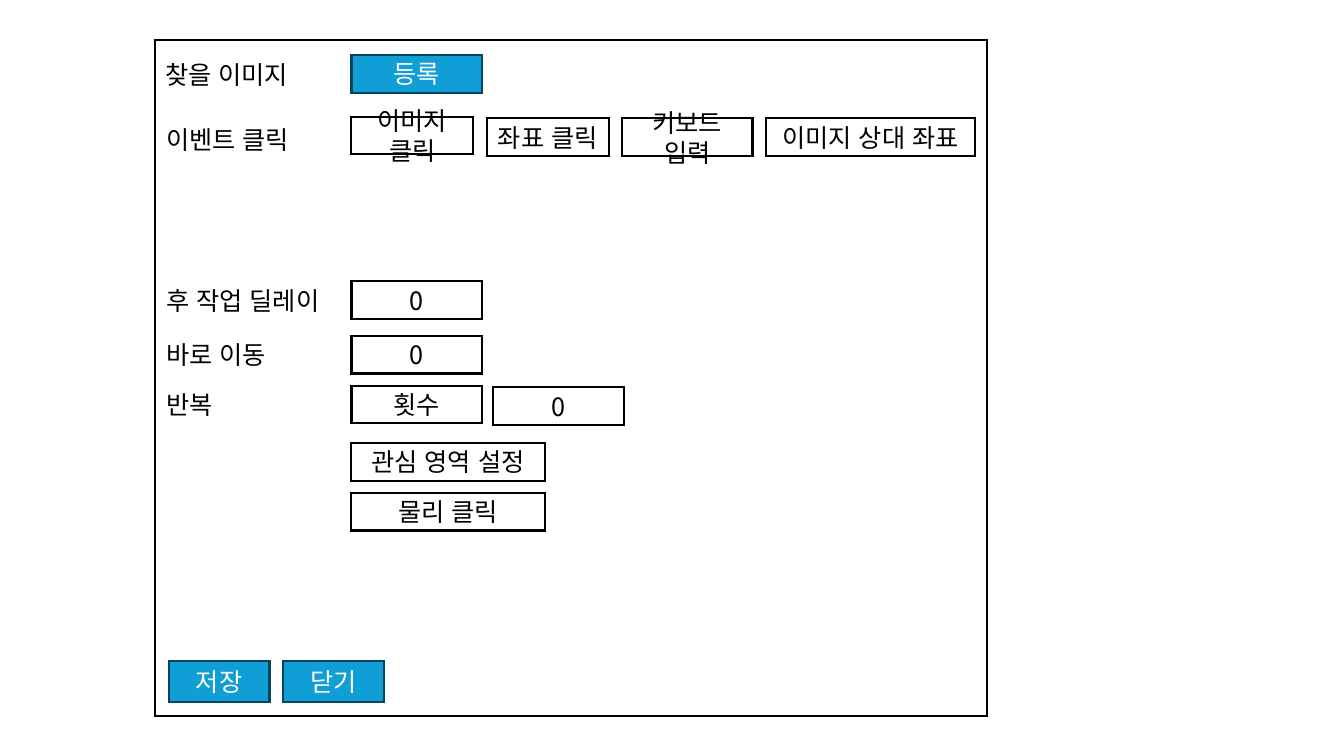
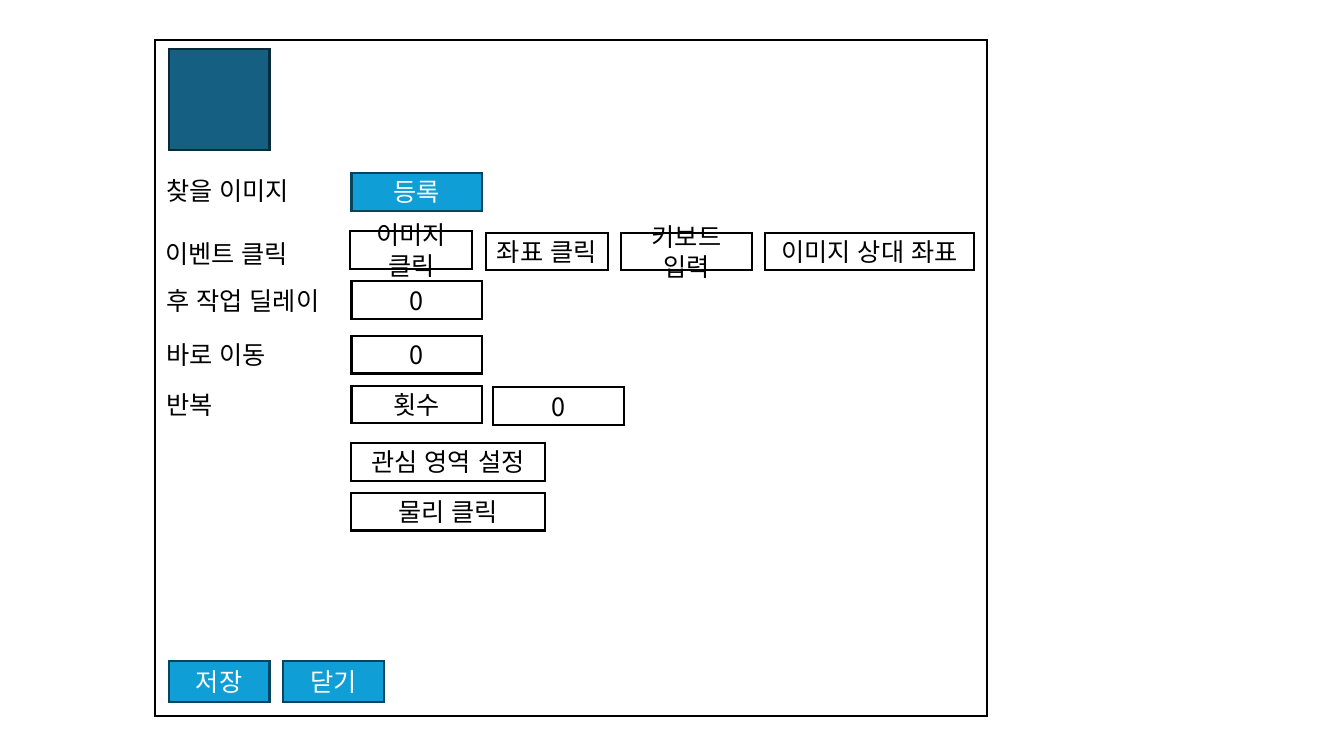
Before and after one commit to EomTaeWook/DiademMacro, a slide deck: slide 3 of Design/UI.pptx. Drawn at 1344x756 pixels with LibreOffice and Linux fonts; fonts in the diff are those of the drawing. Boxes give left, top, right and bottom in pixels: in the first picture for what was removed or moved away, otherwise in the second. Text is boxed around its words. In the diff, an @@ line names an element or a change of style, - is before the commit and + after.

Commit message:
UI 개선 및 이벤트 등록 팝업창 등록

```diff
--- a/Design/UI.pptx
+++ b/Design/UI.pptx
@@ rectangle added at (x1=168, y1=49, x2=269, y2=150), fill #156082, outline #092A39 1.5 pt @@
@@ 4 rectangles, 2 texts moved together from (x1=165, y1=63, x2=976, y2=156) to (x1=165, y1=179, x2=975, y2=271) @@
@@ rectangle "등록" moved from (x1=352, y1=54, x2=482, y2=93) to (x1=352, y1=173, x2=482, y2=212) @@
```
Also in this commit, not shown: 11 other files.
